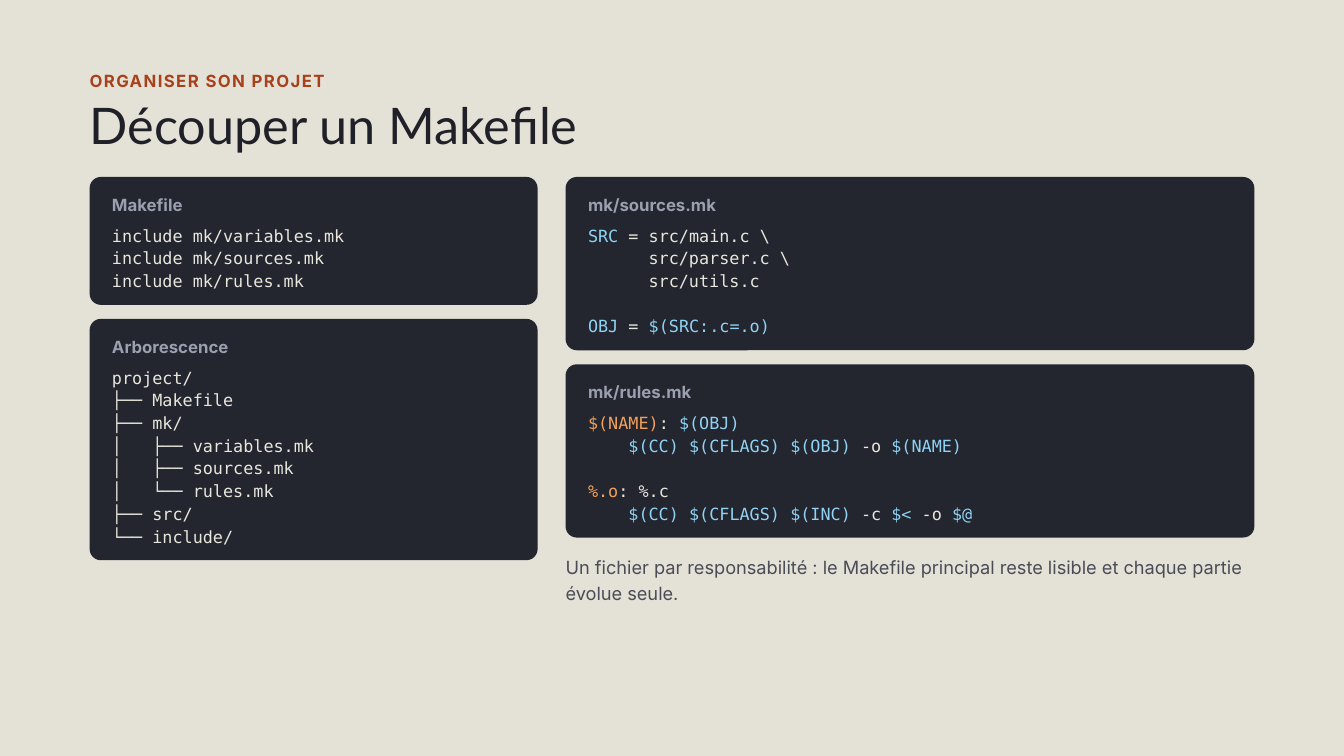
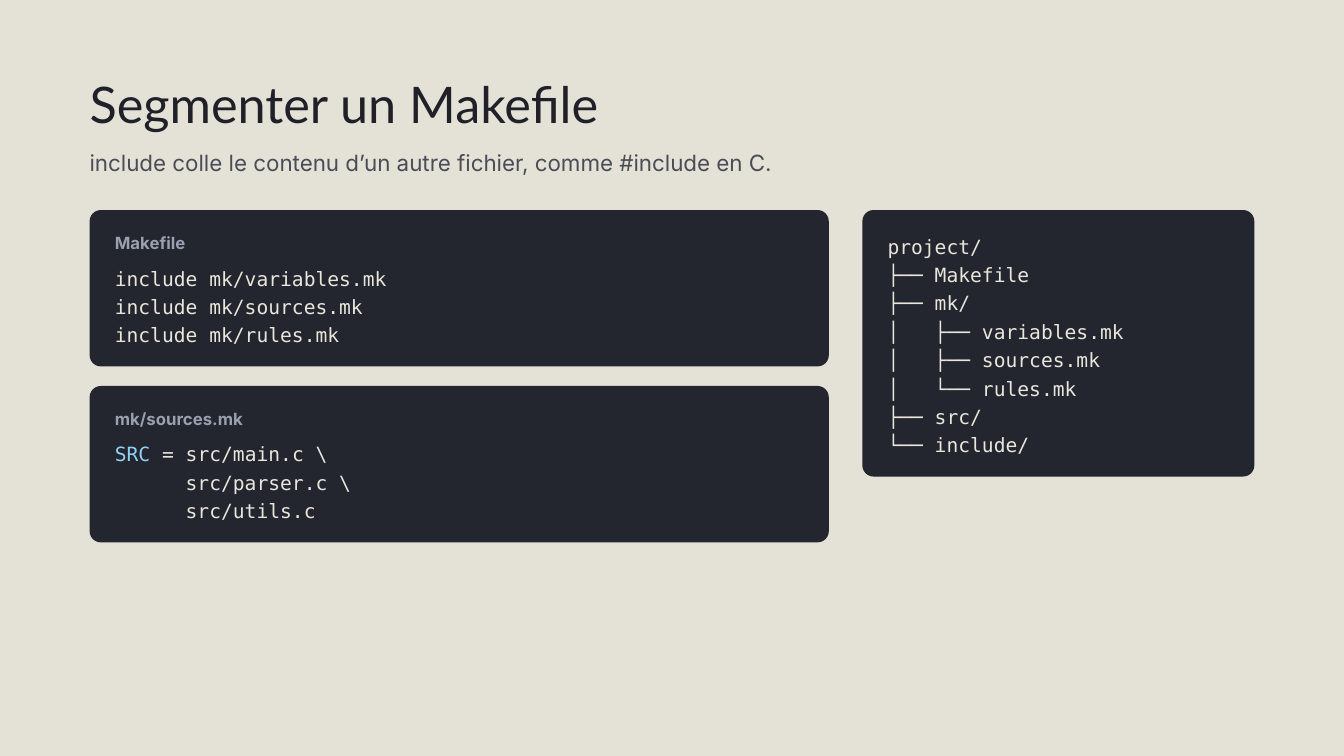
Before and after one commit to Blaeste/42-know, a slide deck: slide 12 of Makefile.pptx. Drawn at 1344x756 pixels with LibreOffice and Linux fonts; fonts in the diff are those of the drawing. Boxes give left, top, right and bottom in pixels: in the first picture for what was removed or moved away, otherwise in the second. Text is boxed around its words. In the diff, an @@ line names an element or a change of style, - is before the commit and + after.

```diff
--- a/Makefile.pptx
+++ b/Makefile.pptx
@@ title at [90,86,598,132]: text changed @@
-Découper un Makefile
+Segmenter un Makefile
@@ text removed at [90,74,325,87] @@
-ORGANISER SON PROJET
@@ text added at [90,154,772,175], 16 pt, text #4A4C57 @@
+include colle le contenu d’un autre fichier, comme #include en C.
@@ rounded rectangle removed at [566,177,1254,351] @@
@@ rounded rectangle at [90,210,829,366]: proportions changed @@
@@ rounded rectangle: place and size @@
-rounded rectangle at [90,177,537,306]
+rounded rectangle at [90,210,829,366]
@@ text "Makefile": place and size @@
-text "Makefile" at [112,198,183,211]
+text "Makefile" at [115,236,186,249]
@@ rounded rectangle "project/": place and size @@
-rounded rectangle "project/" at [112,371,314,545]
+rounded rectangle "project/" at [863,210,1255,476]
@@ rounded rectangle "project/" at [863,210,1255,476]: size 12 to 14 pt; line spacing 16.2pt to 20.3pt; fill none to #23252F @@
@@ text "include mk/variables.mk": place and size @@
-text "include mk/variables.mk" at [112,229,345,289]
+text "include mk/variables.mk" at [115,271,386,344]
@@ text "include mk/variables.mk" at [115,271,386,344]: size 12 to 14 pt; line spacing 16.2pt to 20.3pt @@
@@ text at [588,319,770,335]: paragraph removed @@
-OBJ = $(SRC:.c=.o)
@@ text removed at [112,341,228,353] @@
-Arborescence
@@ rounded rectangle: place and size @@
-rounded rectangle at [90,319,537,560]
+rounded rectangle at [90,386,829,542]
@@ rounded rectangle at [90,386,829,542]: proportions changed @@
@@ rounded rectangle removed at [566,364,1254,537] @@
@@ text removed at [588,385,691,400] @@
-mk/rules.mk
@@ text "mk/sources.mk": place and size @@
-text "mk/sources.mk" at [588,198,716,213]
+text "mk/sources.mk" at [115,412,243,427]
@@ text removed at [588,416,962,523] @@
-$(NAME): $(OBJ)
-$(CC) $(CFLAGS) $(OBJ) -o $(NAME)
-%.o: %.c
-$(CC) $(CFLAGS) $(INC) -c $< -o $@
@@ text "SRC = src/main.c \" at [115,446,328,520]: size 12 to 14 pt; line spacing 16.2pt to 20.3pt @@
@@ text "SRC = src/main.c \": place and size @@
-text "SRC = src/main.c \" at [588,229,770,335]
+text "SRC = src/main.c \" at [115,446,328,520]
@@ text removed at [566,560,1242,600] @@
-Un fichier par responsabilité : le Makefile principal reste lisible et chaque partie évolue seule.
```
Also in this commit, not shown: 10 other slides changed, 10 slides added, 12 slides removed, 3 other files.
